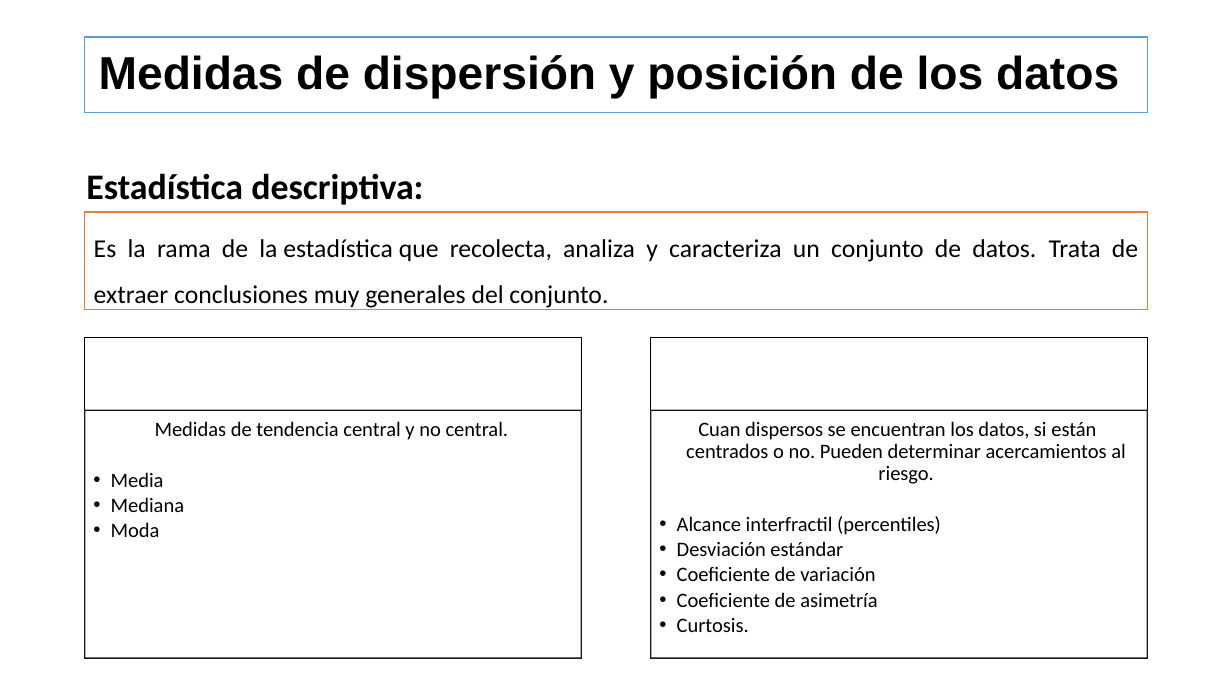
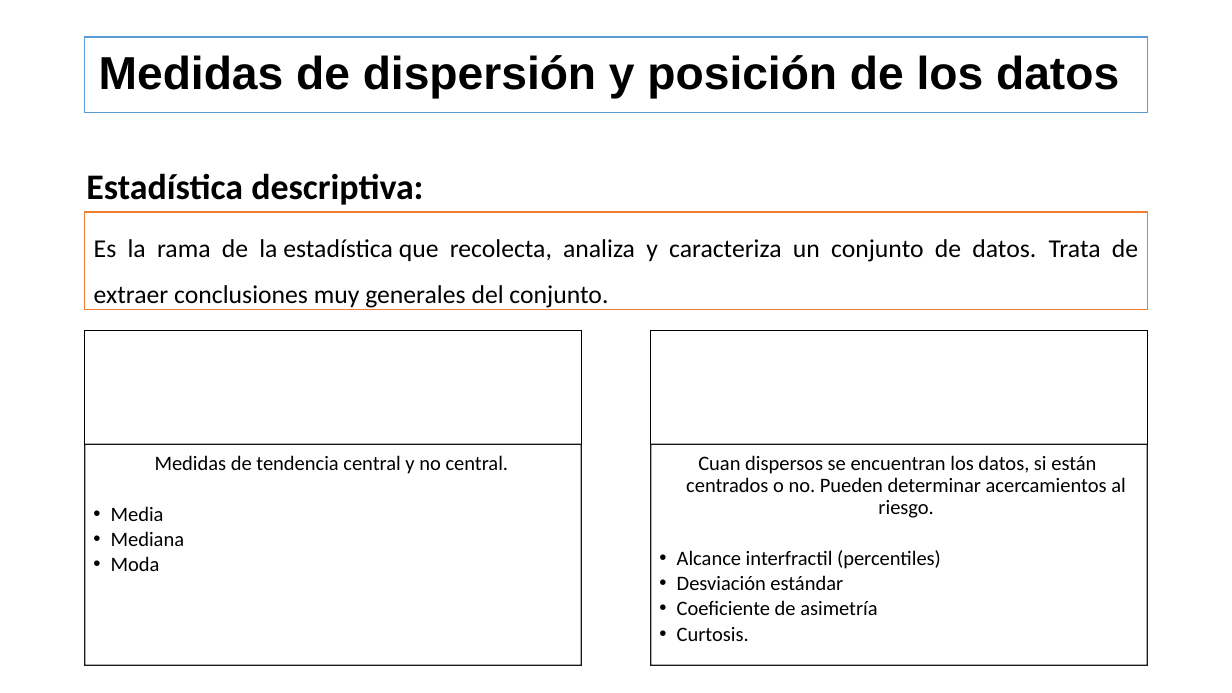
Before and after one commit to Nataliaprins/cursos, a slide deck: slide 2 of _downloads/066b0803b738ade894edba159224426b/Conceptos estadísticos .pptx. Drawn at 1232x693 pixels with LibreOffice and Linux fonts; fonts in the diff are those of the drawing. Boxes give left, top, right and bottom in pixels: in the first picture for what was removed or moved away, otherwise in the second. Text is boxed around its words. In the diff, an @@ line names an element or a change of style, - is before the commit and + after.

```diff
--- a/_downloads/066b0803b738ade894edba159224426b/Conceptos estadísticos .pptx
+++ b/_downloads/066b0803b738ade894edba159224426b/Conceptos estadísticos .pptx
@@ rectangle: place and size @@
-rectangle at <box>85,337,581,410</box>
+rectangle at <box>85,330,581,444</box>
@@ rectangle: place and size @@
-rectangle at <box>651,337,1147,410</box>
+rectangle at <box>651,330,1147,444</box>
@@ text "Medidas de tendencia central y ...": place and size @@
-text "Medidas de tendencia central y ..." at <box>111,421,509,537</box>
+text "Medidas de tendencia central y ..." at <box>111,455,509,571</box>
@@ rectangle: place and size @@
-rectangle at <box>85,410,581,658</box>
+rectangle at <box>85,445,581,665</box>
@@ text "Cuan dispersos se encuentran los ...": place and size @@
-text "Cuan dispersos se encuentran los ..." at <box>677,421,1126,632</box>
+text "Cuan dispersos se encuentran los ..." at <box>677,455,1126,641</box>
@@ rectangle: place and size @@
-rectangle at <box>651,410,1147,658</box>
+rectangle at <box>651,445,1147,665</box>
@@ text at <box>677,566,875,581</box>: paragraph removed @@
-  • Coeficiente de variación
```
Also in this commit, not shown: 4 other slides changed, 30 other files.
